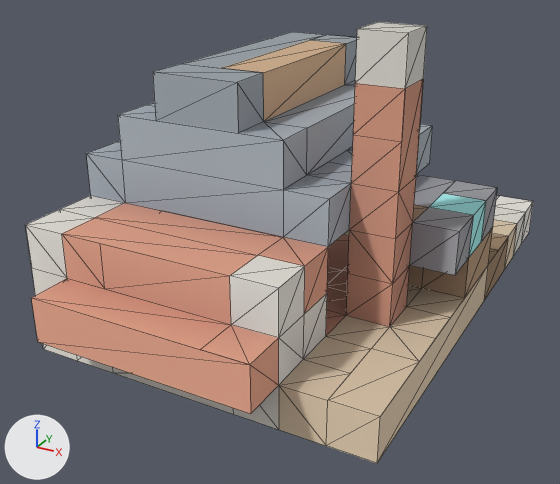
Two versions of the glTF model client/public/models/salt_works.lite.glb, one commit apart.
Before and after are seen from a camera (50 mm lens) standing at (3.91, -8.27, 4.57) and looking at (-0.19, -0.81, 0.84). Every picture has the same lights, and +X, +Y and +Z are marked at lower left. The older version comes first. Mesh edges are drawn as thin lines. Where no turn or scale is listed for an object, it has been applied to the vertices. Vertices at exactly the same position are counted once.

Objects in the first picture: 'salt_works'.
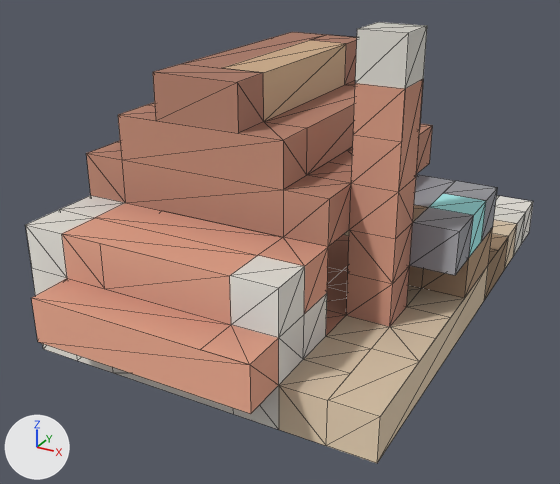
Edits to the bpy script that builds the scene:
```text
Change me_salt_works:
    where me_salt_works.from_pydata(...)  # 241 vertices, 390 faces; spans x -2.0..2.0, y -3.5..3.0, z 0.0..3.5
    used by ob_salt_works; location = (0.0, 0.0, 0.0)
    me_salt_works part 1: 84 faces centred in x -2.0..1.0, y -2.0..1.0, z 1.67..3.0 are repainted in the vertex colours; the middle colour goes from grey #969ea6 to brown #a97866
```

Pixel boxes [x1, y1, x2, y2] of what changed, in the pictures (560 x 484 px):
part 1 of me_salt_works, recoloured (grey to brown)
    both: [86, 32, 433, 247]
